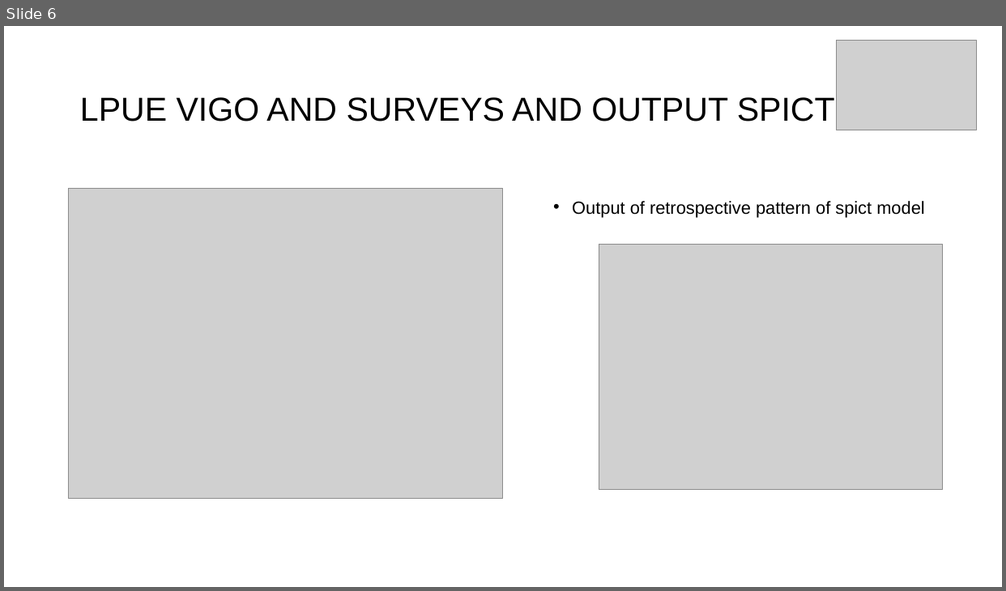
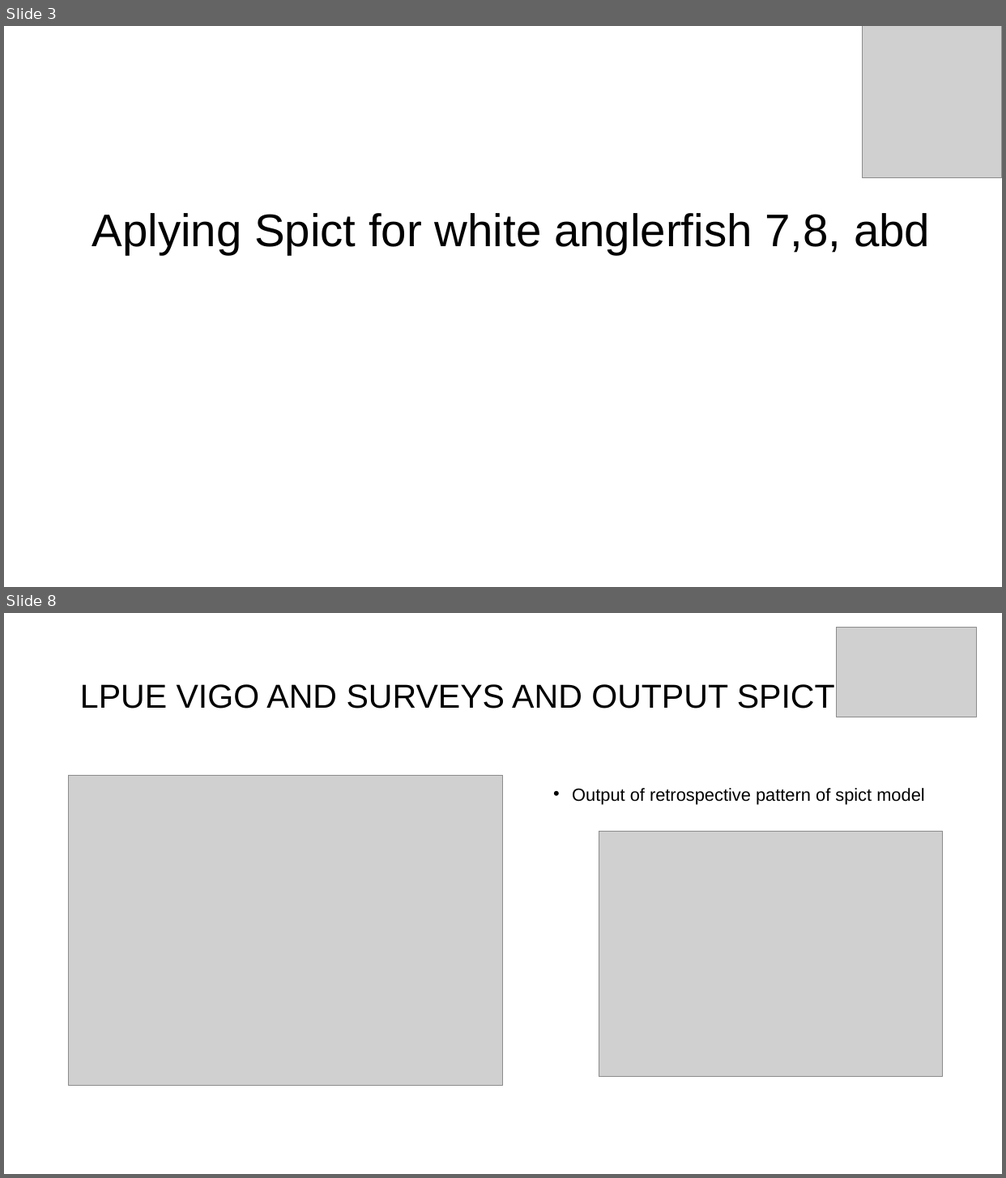
Before and after one commit to MartaCousido/Spict-IMPRESS, a slide deck: mon78abd_spict/Presentation/Mon78abd_spict.pptx. Shown one above the other, each under a label of ours: slide 6 before the commit, slides 3 and 8 after it; the slides between them are not shown. The pictures are 1006x591 and 1006x1178 pixels, drawn with LibreOffice and Linux fonts; fonts in the diff are those of the drawing; grey boxes stand for pictures. Boxes give left, top, right and bottom in pixels: in the first picture for what was removed or moved away, otherwise in the second. Text is boxed around its words. In the diff, an @@ line names an element or a change of style, - is before the commit and + after.

```diff
--- a/mon78abd_spict/Presentation/Mon78abd_spict.pptx
+++ b/mon78abd_spict/Presentation/Mon78abd_spict.pptx
@@ slide 3 added at (x1=4, y1=26, x2=1002, y2=587), background #FFFFFF @@
@@ picture added at (x1=862, y1=26, x2=1002, y2=179) @@
@@ title added at (x1=91, y1=213, x2=930, y2=255), 44 pt, text #000000 @@
+Aplying Spict for white anglerfish 7,8, abd
@@ what was slide 6 is now slide 8 @@
```
Also in this commit, not shown: 5 slides changed, 2 other slides added, 1 slide removed.
